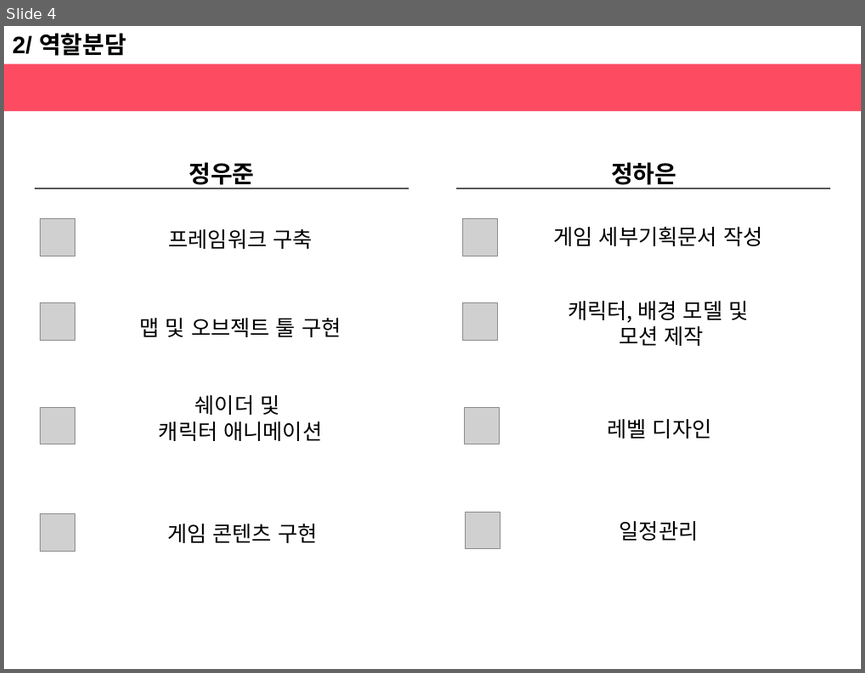
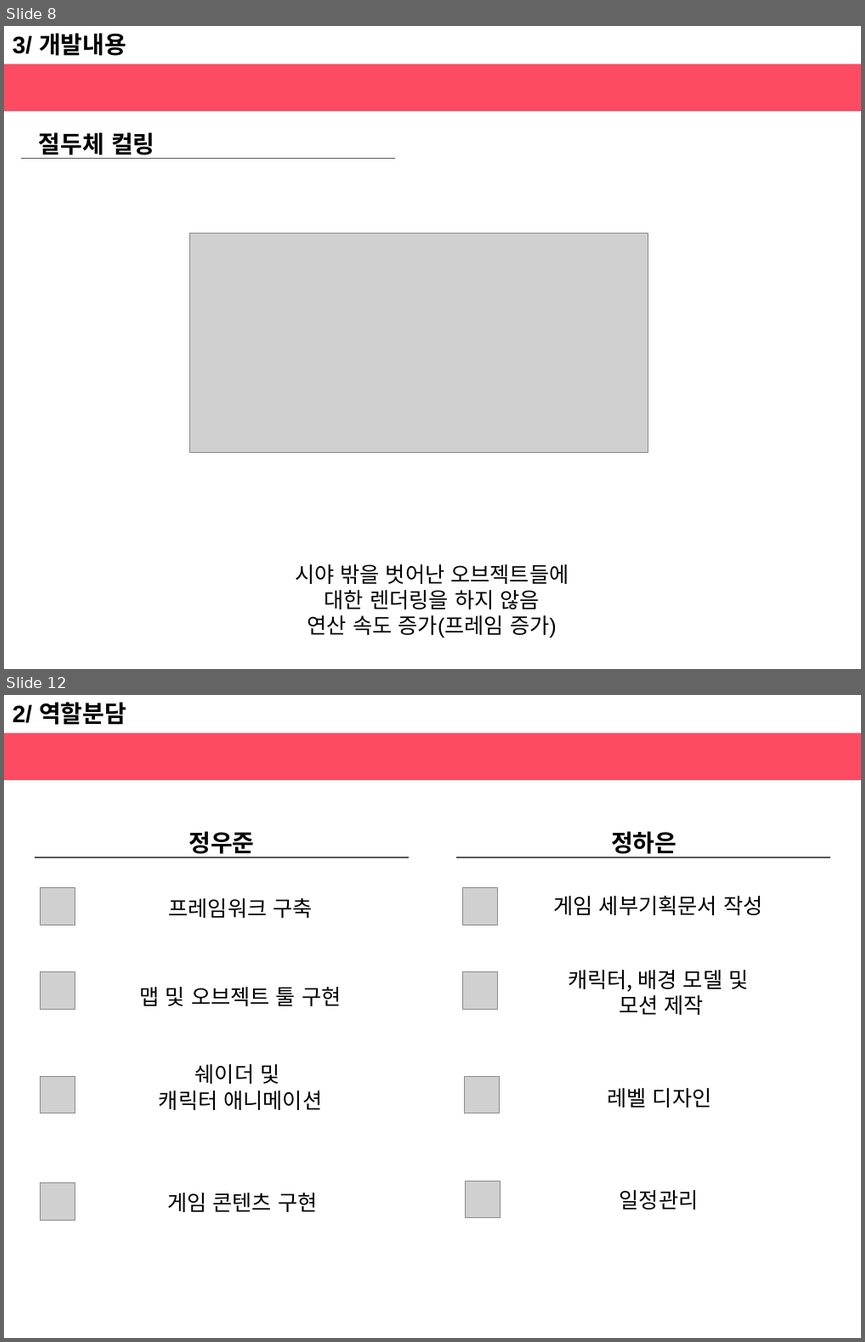
Before and after one commit to haeunjung/Team_Project, a slide deck: 기획문서/앨리스의 태엽_정하은_정우준(중간발표).pptx. Shown one above the other, each under a label of ours: slide 4 before the commit, slides 8 and 12 after it; the slides between them are not shown. The pictures are 865x673 and 865x1342 pixels, drawn with LibreOffice and Linux fonts; fonts in the diff are those of the drawing; grey boxes stand for pictures. Boxes give left, top, right and bottom in pixels: in the first picture for what was removed or moved away, otherwise in the second. Text is boxed around its words. In the diff, an @@ line names an element or a change of style, - is before the commit and + after.

Commit message:
Update 05.21 중간발표 내용 정리 후 커밋 프로젝트 라이브러리 경로 수정 프로젝트 포함파일 경로 수정 Fmod 추가

```diff
--- a/기획문서/앨리스의 태엽_정하은_정우준(중간발표).pptx
+++ b/기획문서/앨리스의 태엽_정하은_정우준(중간발표).pptx
@@ slide 8 added at <box>4,26,861,669</box>, background #FFFFFF @@
@@ text added at <box>12,33,126,56</box>, 20 pt, text #000000, bold @@
+3/ 개발내용
@@ rectangle added at <box>4,63,861,111</box>, fill #FD4B62 @@
@@ text added at <box>39,132,155,159</box>, 20 pt, text #000000, bold @@
+절두체 컬링
@@ line added from (21, 159) to (395, 159), #595959 1 pt @@
@@ picture added at <box>190,233,648,452</box> @@
@@ text added at <box>295,564,568,638</box>, 18 pt, text #000000 @@
+시야 밖을 벗어난 오브젝트들에
+대한 렌더링을 하지 않음
+연산 속도 증가(프레임 증가)
@@ what was slide 4 is now slide 12 @@
```
Also in this commit, not shown: 6 slides changed, 2 other slides added, 2 slides removed, 31 other files.
